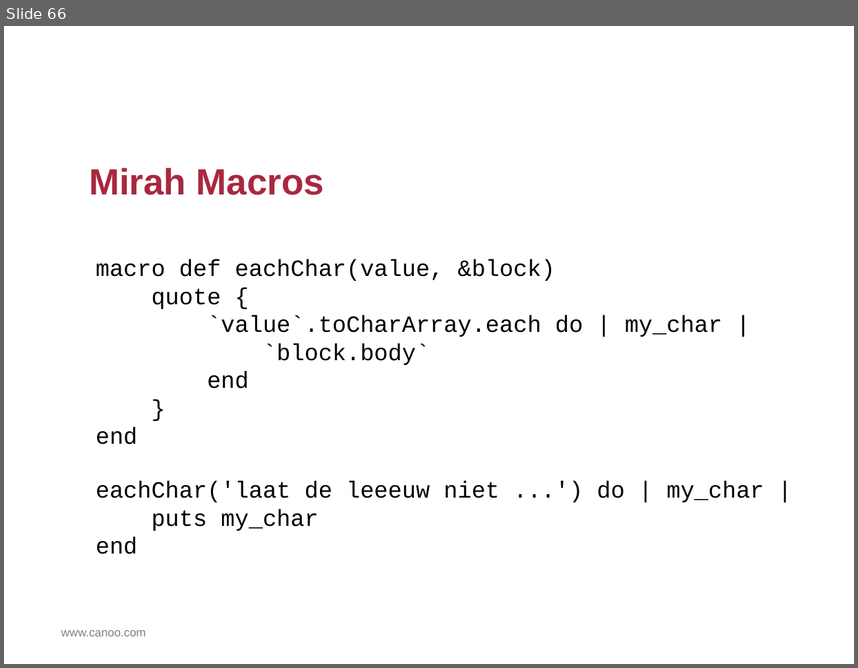
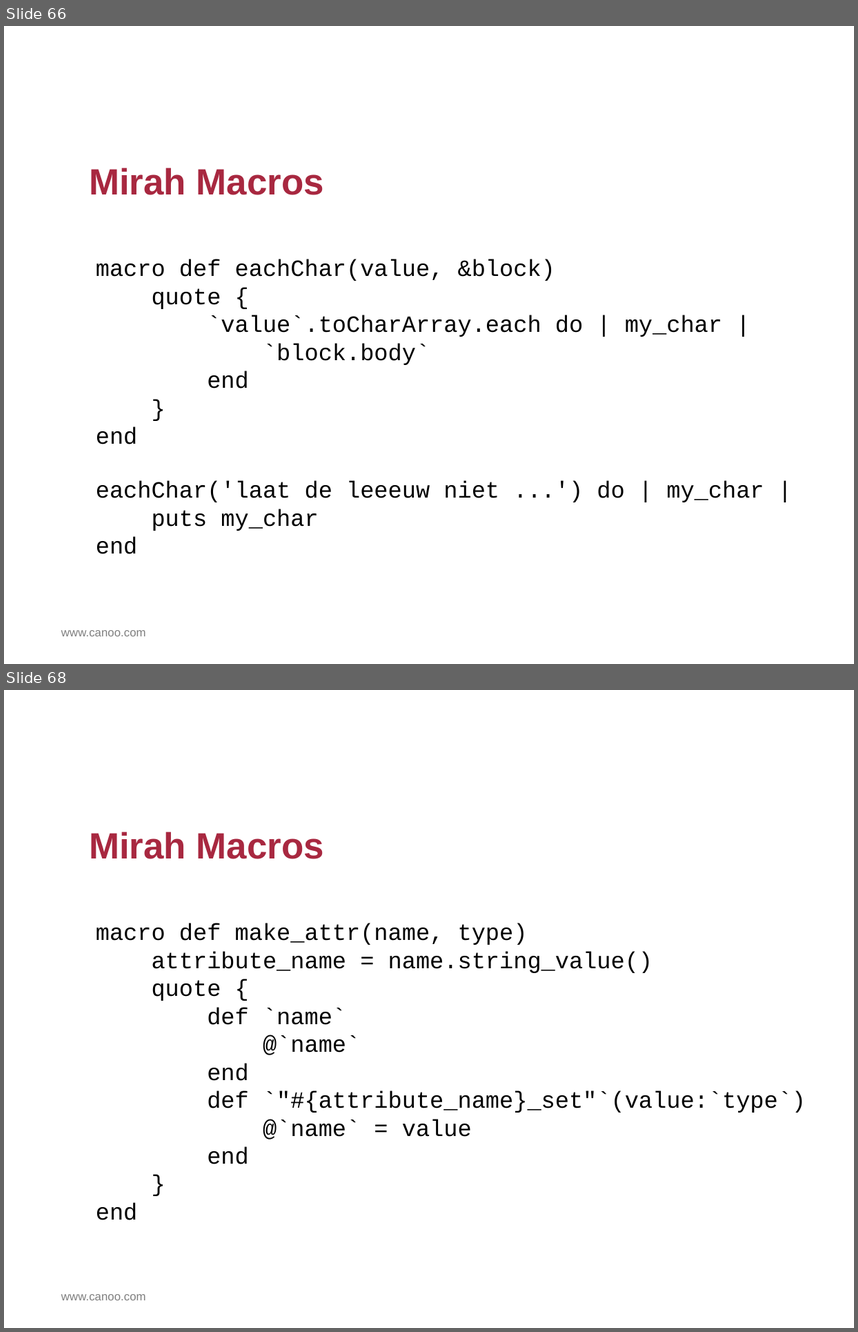
Before and after one commit to HamletDRC/presentations, a slide deck: asttransformations/AstTransformations.odp. Shown one above the other, each under a label of ours: slide 66 before the commit, slides 66 and 68 after it; the slides between them are not shown. The pictures are 858x668 and 858x1332 pixels, drawn with LibreOffice and Linux fonts; fonts in the diff are those of the drawing; background and template pictures are left out. Boxes give left, top, right and bottom in pixels: in the first picture for what was removed or moved away, otherwise in the second. Text is boxed around its words. In the diff, an @@ line names an element or a change of style, - is before the commit and + after.

Commit message:
added mirah macro example (fixed)

```diff
--- a/asttransformations/AstTransformations.odp
+++ b/asttransformations/AstTransformations.odp
@@ slide 68 added at [4,690,854,1328], background #FFFFFF; not listed: 1 template element that a slide beside it also shows @@
@@ title added at [89,831,324,859], 44 pt, text #A82840, bold @@
+Mirah Macros
@@ text added at [96,923,806,1220], 28 pt, text #000000 @@
+macro def make_attr(name, type)
+attribute_name = name.string_value()
+quote {
+def `name`
+@`name`
+end
+def `"#{attribute_name}_set"`(value:`type`)
+@`name` = value
+end
+}
+end
```
Also in this commit, not shown: 1 other slide added, 2 other files.
